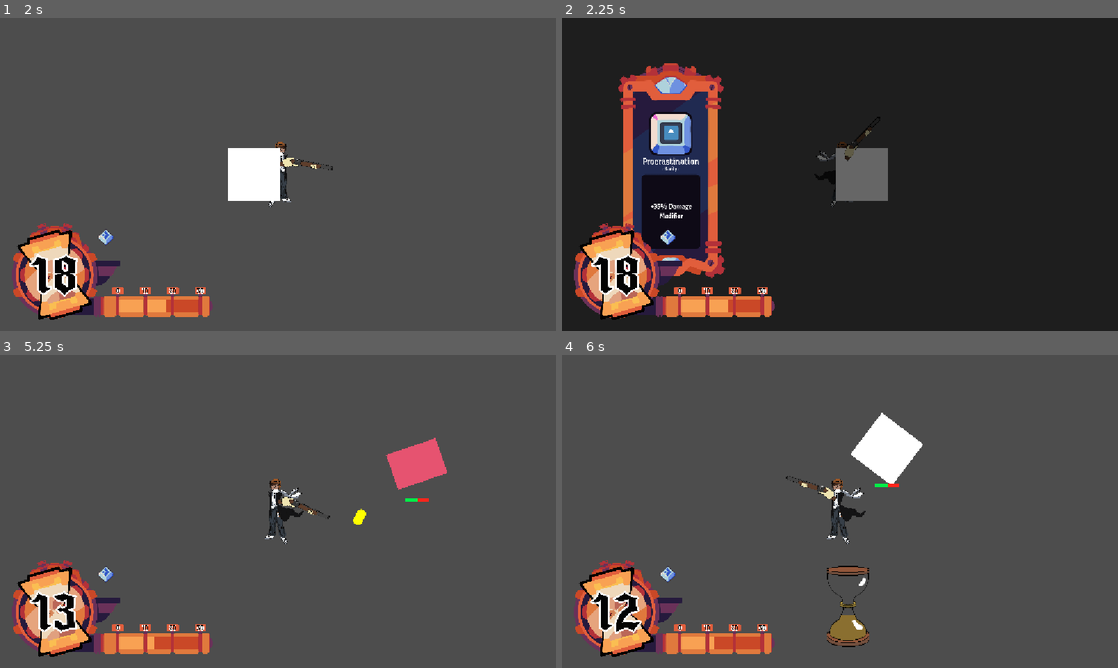
Above: before the commit, frames 1-4 (two rows, left to right).
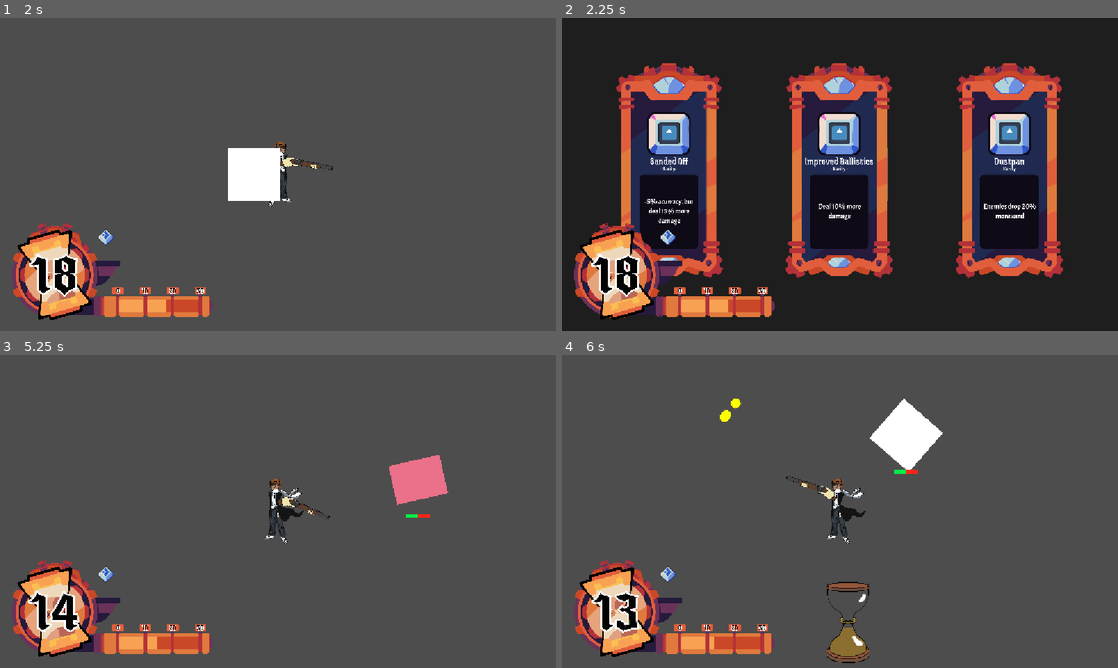
Above: after the commit, the same moments.

Repository: chiefpat450119/GMTK-2026
Game: Godot game, scene res://scenes/test/test_upgrade_system_with_hud.tscn
Two runs of this game, one before a commit and one after it. Both use one fixed random seed, a clock stepped at 60 frames per second and the inputs below. This scene is started directly instead of the project's main scene. The engine's default icon, where the game draws it, is replaced by a stand-in: a white triangle on a blue panel in a dark square.
Inputs (mouse positions are in pixels of both pictures, inside the frame that each line leads up to):
- Up to frame 1 (2 s): tap Enter at 0.5 s; move the mouse to (400, 158) at 0.52 s; press the mouse at (400, 158) at 0.53 s; hold D (Right) 0.53-1.25 s; release the mouse at (400, 158) at 1.25 s; drag from (166, 190) to (505, 202) at 1.27 s
- Up to frame 2 (2.25 s): move the mouse to (895, 105) at 2.02 s; hold D (Right) from 2.03 s (still down); tap U at 2.1 s
- Up to frame 3 (5.25 s): release D (Right) at 2.75 s; tap Space at 2.75 s; drag from (111, 511) to (111, 464) at 2.77 s; move the mouse to (444, 558) at 3.52 s; press the mouse at (444, 558) at 3.53 s; hold A (Left) 3.53-4.25 s; release the mouse at (444, 558) at 4.25 s; drag from (111, 464) to (194, 433) at 4.27 s; move the mouse to (305, 511) at 5.02 s; hold S (Down) from 5.03 s (still down); tap U at 5.1 s; click (305, 511) at 5.17 s
- Up to frame 4 (6 s): release S (Down) at 5.75 s; drag from (756, 433) to (728, 527) at 5.77 s

Frame 1 is identical in both runs. In frame 2, 20% of the frame differs, in the area x 9-91%, y 14-84%; in frame 3, 2.3%; in frame 4, 3.6%.

Commit message:
reverted enemy pool

Diff:
--- a/resources/upgrades/upgrade_pool.tres
+++ b/resources/upgrades/upgrade_pool.tres
@@ -2,9 +2,23 @@
 
 [ext_resource type="Script" uid="uid://dc7mnrafluqc" path="res://resources/upgrades/upgrade_pool.gd" id="1_norry"]
 [ext_resource type="Script" uid="uid://031polniagv2" path="res://resources/upgrades/upgrade.gd" id="2_bcv5u"]
+[ext_resource type="Resource" uid="uid://b1we6jyxqsl3e" path="res://resources/upgrades/upgrade_resources/frugal.tres" id="3_jboiu"]
+[ext_resource type="Resource" uid="uid://bcfrbgh70s3nm" path="res://resources/upgrades/upgrade_resources/capacity.tres" id="3_v83e7"]
+[ext_resource type="Resource" uid="uid://dyheflxlf71fq" path="res://resources/upgrades/upgrade_resources/dustpan.tres" id="4_2t3ge"]
+[ext_resource type="Resource" uid="uid://dgw06djys7fvu" path="res://resources/upgrades/upgrade_resources/maniac.tres" id="4_xyatx"]
+[ext_resource type="Resource" uid="uid://d1ycoqie8polp" path="res://resources/upgrades/upgrade_resources/efficiency.tres" id="5_51q4s"]
+[ext_resource type="Resource" uid="uid://do8t3tpuxjqlf" path="res://resources/upgrades/upgrade_resources/marksman.tres" id="5_pt8kk"]
+[ext_resource type="Resource" uid="uid://cdw2h4u2v5lwo" path="res://resources/upgrades/upgrade_resources/firerate.tres" id="6_fghbw"]
+[ext_resource type="Resource" uid="uid://c0r7af1q0jqrp" path="res://resources/upgrades/upgrade_resources/tightly_packed_bullets.tres" id="6_t1se2"]
+[ext_resource type="Resource" uid="uid://lxydgpkpc163" path="res://resources/upgrades/upgrade_resources/survivor.tres" id="7_ojb35"]
+[ext_resource type="Resource" uid="uid://b4lvci2gi0176" path="res://resources/upgrades/upgrade_resources/sanded_off.tres" id="7_yoi5h"]
+[ext_resource type="Resource" uid="uid://b10n76hc5puas" path="res://resources/upgrades/upgrade_resources/safety_net.tres" id="8_lu444"]
+[ext_resource type="Resource" uid="uid://bnxrdn3n36y7g" path="res://resources/upgrades/upgrade_resources/improved_ballistics.tres" id="8_uj431"]
 [ext_resource type="Resource" uid="uid://c0anwq44xhujk" path="res://resources/upgrades/upgrade_resources/procrastination.tres" id="9_jboiu"]
+[ext_resource type="Resource" uid="uid://bbyllggcxgylu" path="res://resources/upgrades/upgrade_resources/scavenger.tres" id="9_jhxsh"]
+[ext_resource type="Resource" uid="uid://bg0h0iviy6co3" path="res://resources/upgrades/upgrade_resources/scope.tres" id="15_8pq2o"]
 
 [resource]
 script = ExtResource("1_norry")
-upgrades = Array[ExtResource("2_bcv5u")]([ExtResource("9_jboiu")])
+upgrades = Array[ExtResource("2_bcv5u")]([ExtResource("3_v83e7"), ExtResource("4_2t3ge"), ExtResource("5_51q4s"), ExtResource("6_fghbw"), ExtResource("3_jboiu"), ExtResource("8_uj431"), ExtResource("4_xyatx"), ExtResource("5_pt8kk"), ExtResource("9_jboiu"), ExtResource("8_lu444"), ExtResource("7_yoi5h"), ExtResource("9_jhxsh"), ExtResource("15_8pq2o"), ExtResource("7_ojb35"), ExtResource("6_t1se2")])
 metadata/_custom_type_script = "uid://dc7mnrafluqc"
--- a/scenes/test/test_upgrade_system_with_hud.tscn
+++ b/scenes/test/test_upgrade_system_with_hud.tscn
@@ -32,6 +32,6 @@
 [node name="TimeHud" parent="." unique_id=1439624027 instance=ExtResource("9_rlr3w")]
 
 [node name="BashEnemy" parent="." unique_id=1427456001 instance=ExtResource("10_8xieo")]
-sand_drop_amt_base = 15.0
+sand_drop_amt_base = 1.0
 
 [editable path="Player"]
